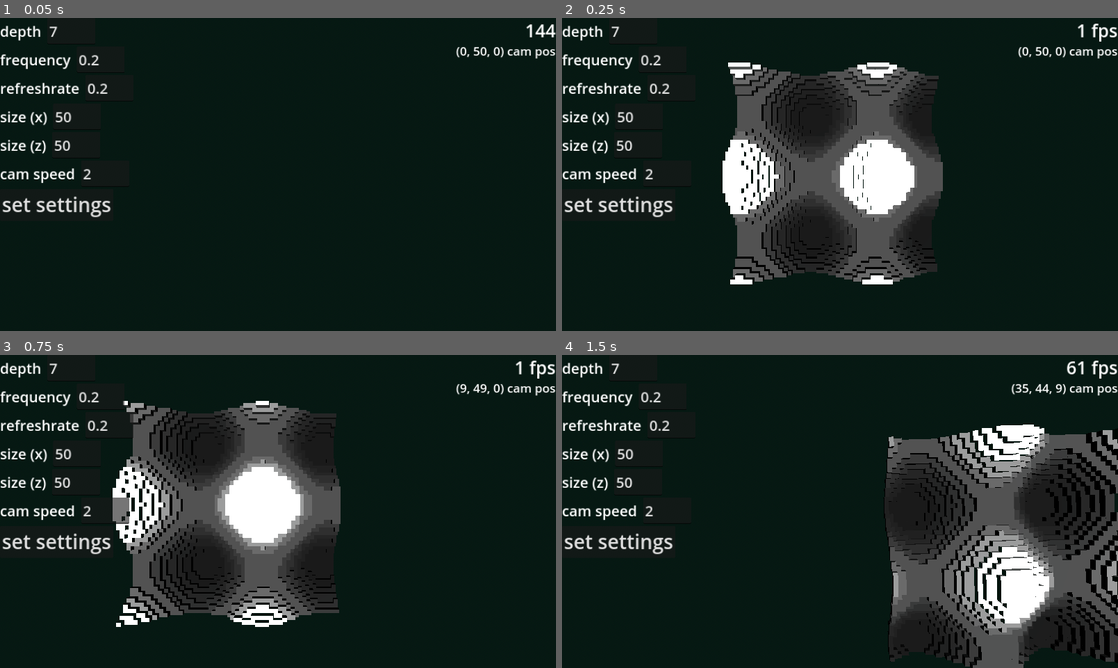
Above: before the commit, frames 1-4 (two rows, left to right).
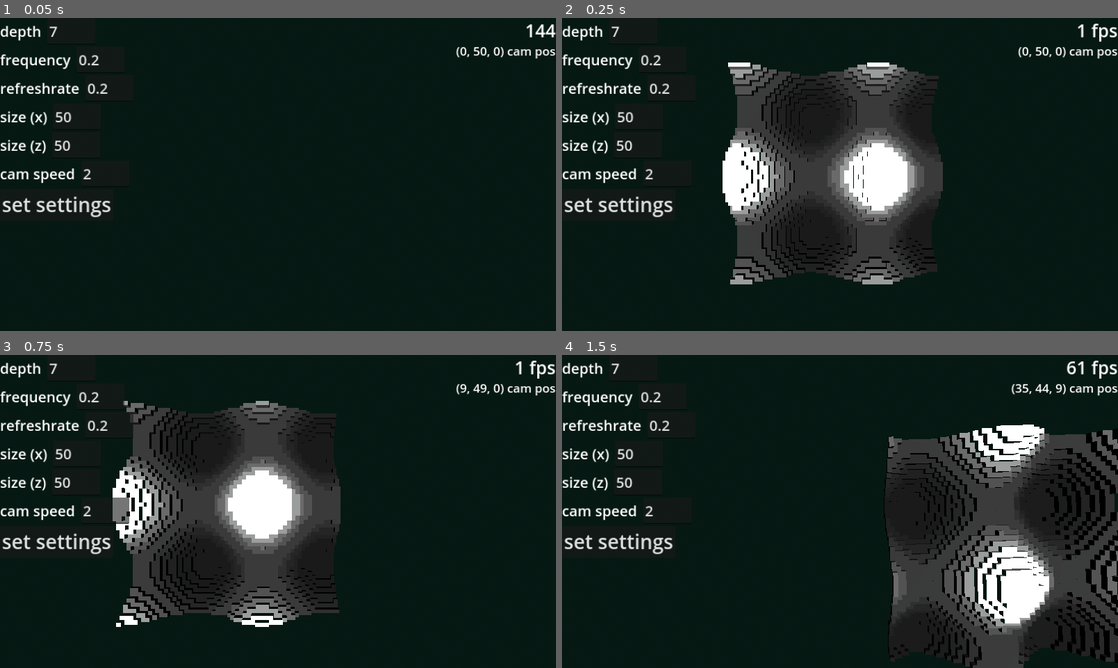
Above: after the commit, the same moments.

Repository: Schwarzer-Tee/Sinus-Wave
Game: Godot game, scene res://scenes/main.tscn
Same seed, same stepped clock (60 frames per second), same inputs: the game is played once before the commit and once after it.
Inputs (mouse positions are in pixels of both pictures, inside the frame that each line leads up to):
- Up to frame 1 (0.05 s): no input
- Up to frame 2 (0.25 s): no input
- Up to frame 3 (0.75 s): tap Enter (ui_accept) at 0.5 s; move the mouse to (400, 495) at 0.52 s; hold Right (ui_right) from 0.53 s (still down); hold Shift (shift) from 0.53 s (still down); click (400, 495) at 0.67 s
- Up to frame 4 (1.5 s): tap Enter (ui_accept) at 0.77 s; move the mouse to (812, 511) at 1.27 s; release Right (ui_right) at 1.28 s; release Shift (shift) at 1.28 s; hold Up (ui_up) from 1.28 s (still down); tap Space (space) at 1.35 s

Frame 1 is identical in both runs. In frame 2, 1.4% of the frame differs, in the area x 30-64%, y 14-86%; in frame 3, 2.7%, in the area x 22-61%, y 14-86%; in frame 4, 1.3%.

Commit message:
v1.0.3
found out that my shader overlaps in itslef, could fix it in like 5 min, but i just moved the gridmap down by 0.01 and you dont notice it.

Diff:
--- a/scenes/main.tscn
+++ b/scenes/main.tscn
@@ -25,7 +25,7 @@
 [node name="main" type="Node3D"]
 
 [node name="GridMap" type="GridMap" parent="."]
-transform = Transform3D(1, 0, 0, 0, 1, 0, 0, 0, 1, 0, -0.5, 0)
+transform = Transform3D(1, 0, 0, 0, 1, 0, 0, 0, 1, 0, -0.501, 0)
 mesh_library = ExtResource("1_14o01")
 cell_size = Vector3(1, 1, 1)
 script = ExtResource("1_t2ki2")
Not shown, changed: export_presets.cfg
Not shown: 2 places in mesh-libs/block-mesh-lib.tres that only renumber resources
